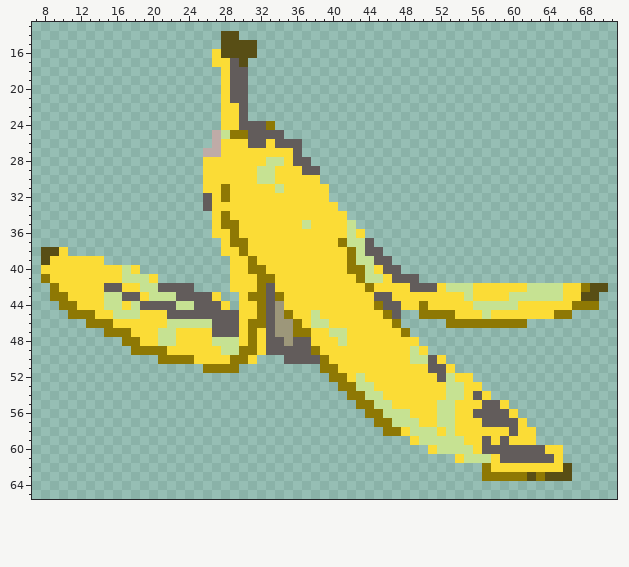
Sprite sheet -- Assets/Resources/Images/Items/Item_RottenBananaPeel.png. Above: the version before the commit.
The file is 400x400 pixels, drawn in blocks of 5x5; one block is one cell here. Shown: x 7..71, y 13..65.
New version:
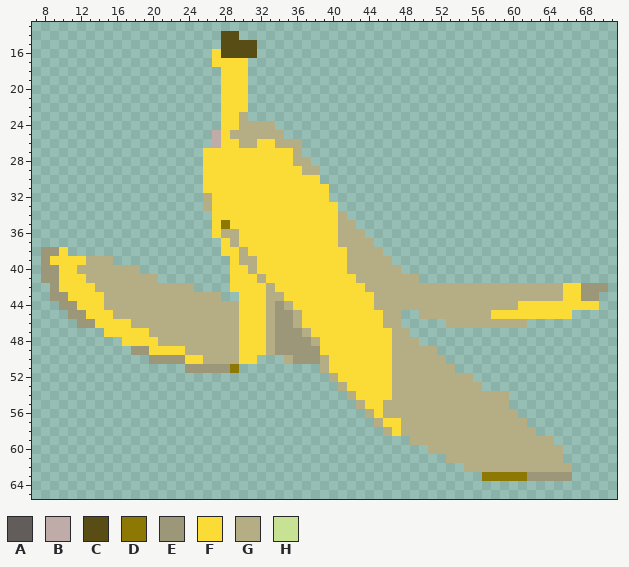
Palette (. is transparent): A #625c5b  B #bfaba7  C #584e15  D #8e7804  E #9d977a  F #fbdc36  G #b5ae84  H #c6e292
From old to new:
Changed rows in their new state; - is an unchanged pixel.
first column x 8:
17 ---------------------FF----------------------------------------
18 ---------------------FF----------------------------------------
19 ---------------------FF----------------------------------------
20 ---------------------FF----------------------------------------
21 ---------------------FF----------------------------------------
22 ----------------------F----------------------------------------
23 ----------------------G----------------------------------------
24 ----------------------GGGG-------------------------------------
25 --------------------FGGGGGG------------------------------------
26 ----------------------GGF-GGG----------------------------------
27 ------------------FF--------G----------------------------------
28 -------------------------FF-GG---------------------------------
29 ------------------------FF---GG--------------------------------
30 ------------------------FF-------------------------------------
31 --------------------F-----F------------------------------------
32 ------------------G-F------------------------------------------
33 ------------------G--------------------------------------------
34 --------------------F------------G-----------------------------
35 ---------------------F-------F---GG----------------------------
36 --------------------GG-----------GGG---------------------------
37 ---------------------GF----------GGGG--------------------------
38 EE--------------------G-----------GGGG-------------------------
39 E----GGG--------------GG----------GGGGG------------------------
40 EE--GGGGGGG------------GF---------GGGGGG-----------------------
41 EE---GGGGGGGG-----------GF---------GGGGGGG---------------------
42 -E----GGGGGGGGGGG-------FG----------GGGGGGGGGGGGGGGGGGGGGG--EEE
43 -EE----GGGGGGGGGGGGG---FFGG----------GGGGGGGGGGGGGGGGGGGGG--EE-
44 --EE---GGGGGGGGGGGGGGG--FG-G---------GGGGGGGGGGGGGGGG------FFF-
45 ---EEF--GGGGGGGGGGGGGG--FG-EG-F-------GG--GGGGGGGG-------FF----
46 ----EEFF--GGGGGGGGGGGG-FFG--G-FF------GG-----GGGGGGGGG---------
47 -------FFF--GGGGGGGGGG-F-G--EG--FF-----GG----------------------
48 ---------FF--GGGGGGGGG-F-GE-EEG--F-----GGG---------------------
49 ----------EEFF--GGGGGGFF-GEEEEE--------GGGGG-------------------
50 ------------EEEEF-GGGGF----GEEEG-------GGGGGG------------------
51 ----------------EEEEE----------GF------GGGGGGG-----------------
52 --------------------------------GF-F---GGGGGGGGG---------------
53 ---------------------------------GFFF--GGGGGGGGGG--------------
54 ----------------------------------GFFF-GGGGGGGGGGGGG-----------
55 -----------------------------------GFFGGGGGGGGGGGGGG-----------
56 ------------------------------------GFGGGGGGGGGGGGGGG----------
57 -------------------------------------GFFGGGGGGGGGGGGGG---------
58 --------------------------------------GFGGGGGGGGGGGGGGG--------
59 -----------------------------------------GGGGGGGGGGGGGGGG------
60 -------------------------------------------GGGGGGGGGGGGGGG-----
61 ---------------------------------------------GGGGGGGGGGGGG-----
62 -----------------------------------------------GGGGGGGGGGGG----
63 ------------------------------------------------------EEEEE----
